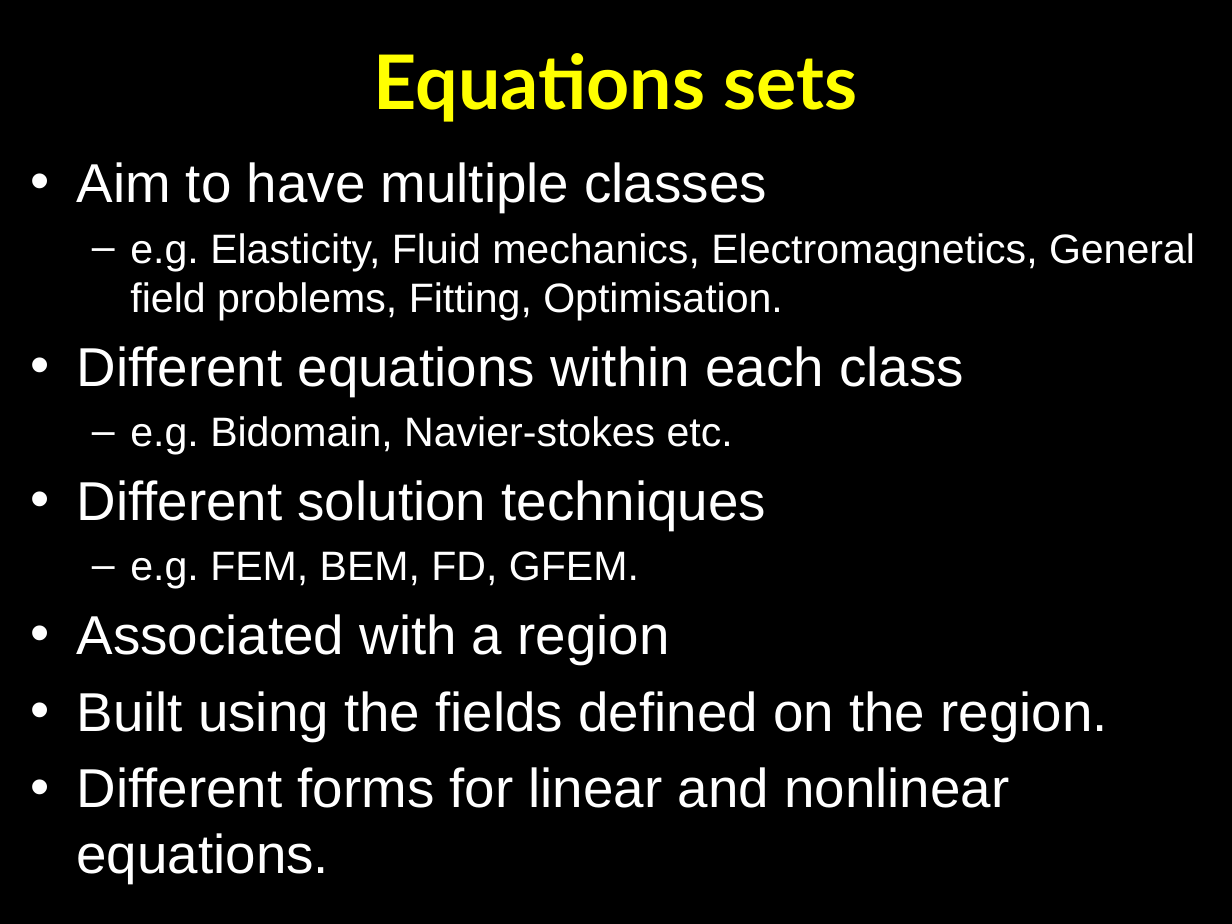
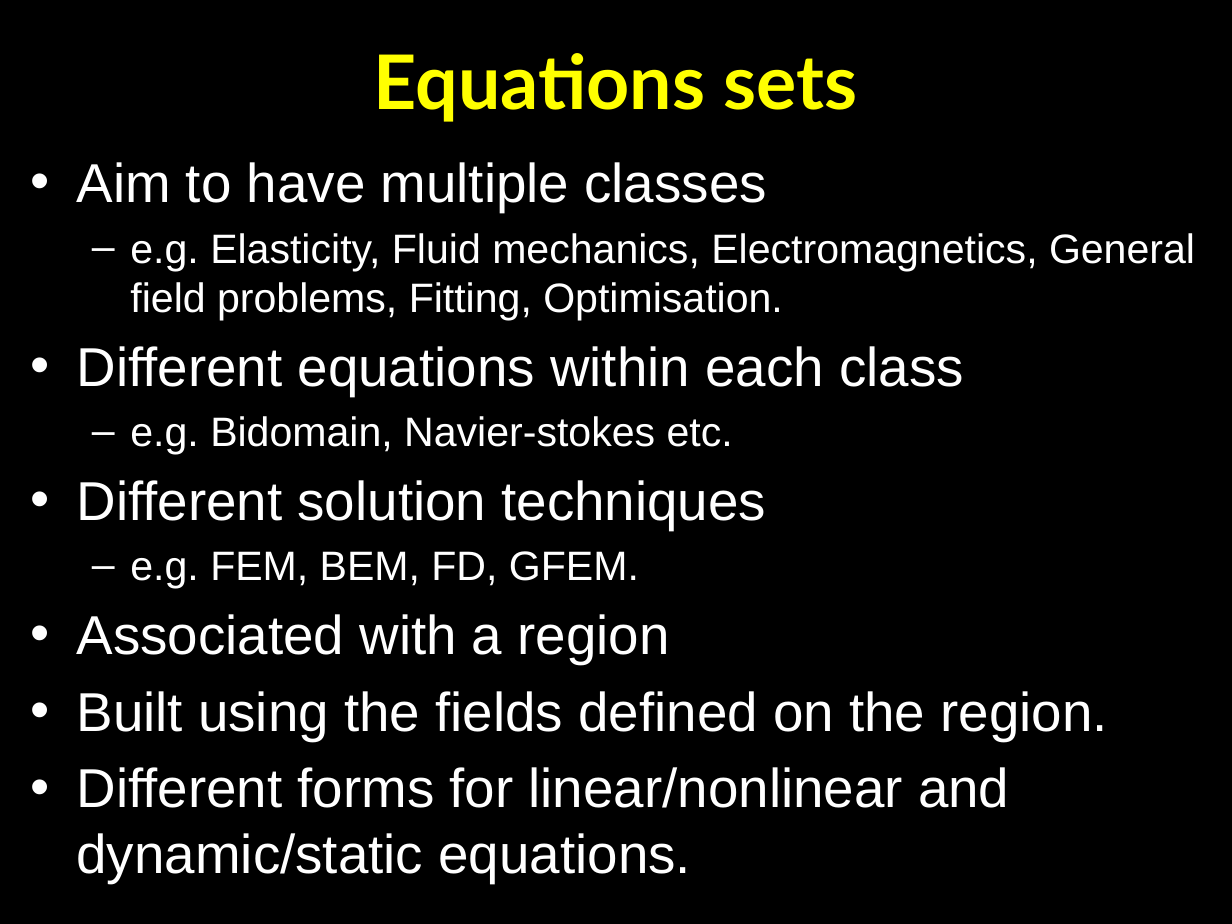
Before and after one commit to OpenCMISS/cm, a slide deck: slide 62 of doc/openCMISS.pptx (slide 61 before the commit). Drawn at 1232x924 pixels with LibreOffice and Linux fonts; fonts in the diff are those of the drawing. Boxes give left, top, right and bottom in pixels: in the first picture for what was removed or moved away, otherwise in the second. Text is boxed around its words. In the diff, an @@ line names an element or a change of style, - is before the commit and + after.

```diff
--- a/doc/openCMISS.pptx
+++ b/doc/openCMISS.pptx
@@ text at [77, 767, 1009, 883]: text changed @@
-• Different forms for linear and nonlinear equations.
+• Different forms for linear/nonlinear and dynamic/static equations.
```
Also in this commit, not shown: 15 other slides changed, 2 slides added, 7 other files.
